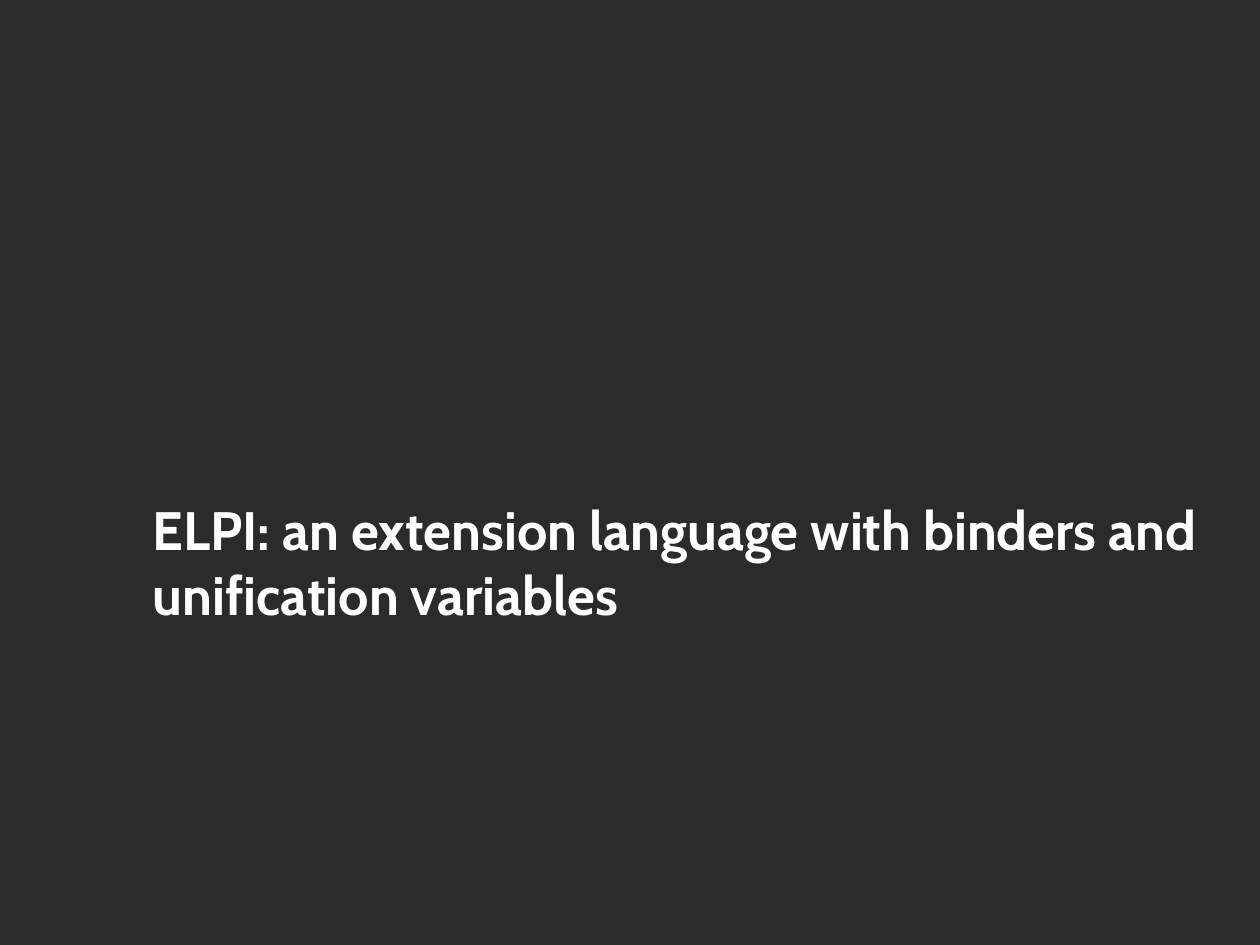
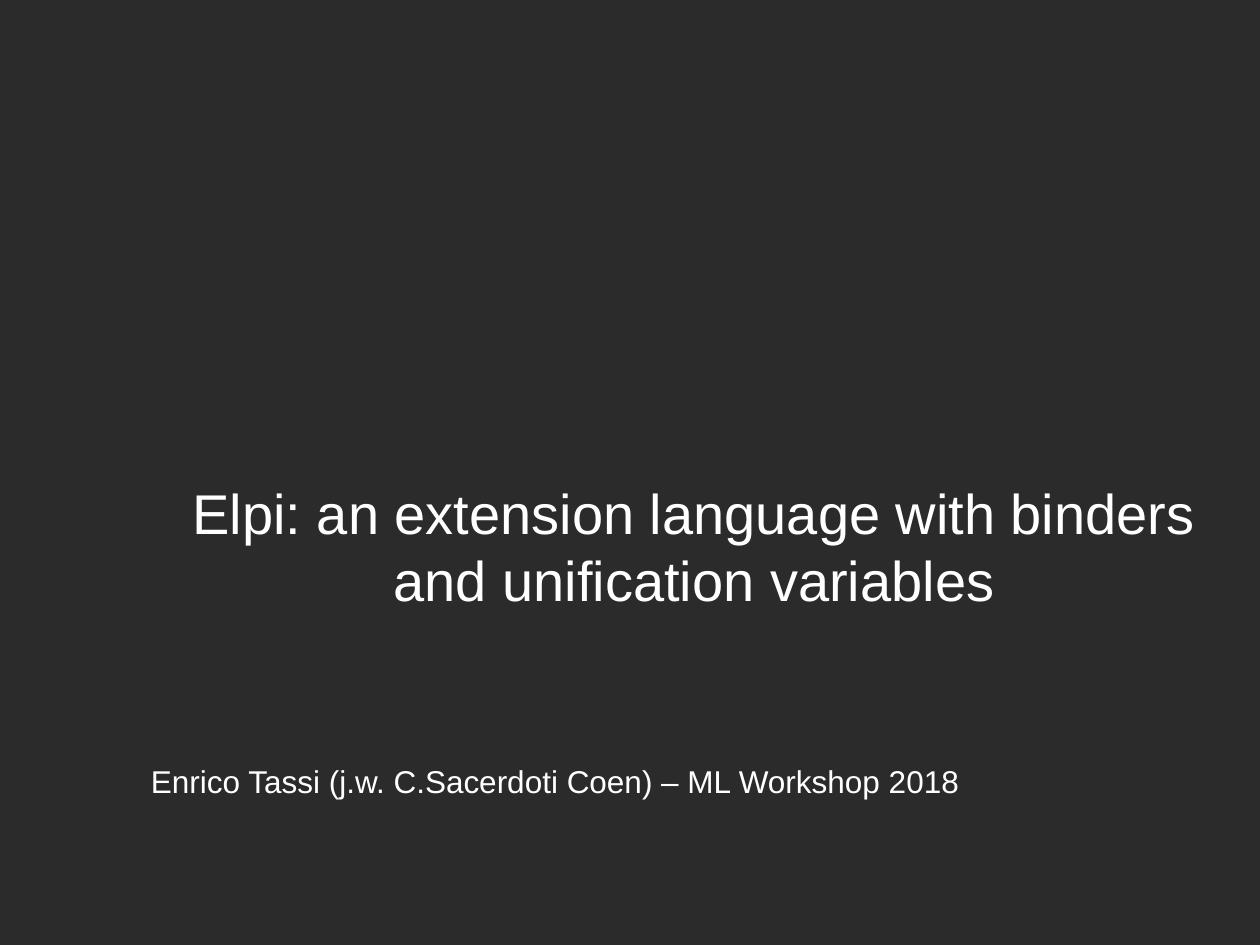
Before and after one commit to gares/mlws18, a slide deck: slide 1 of slides.odp. Drawn at 1260x945 pixels with LibreOffice and Linux fonts; fonts in the diff are those of the drawing; background and template pictures are left out; a plain dark background stands for a picture behind light text. Boxes give left, top, right and bottom in pixels: in the first picture for what was removed or moved away, otherwise in the second. Text is boxed around its words. In the diff, an @@ line names an element or a change of style, - is before the commit and + after.

```diff
--- a/slides.odp
+++ b/slides.odp
@@ subtitle at bbox=[193, 493, 1195, 602]: text changed; size 30.9 to 32 pt; font Cabin to Arial; bold off @@
-ELPI: an extension language with binders and unification variables
+Elpi: an extension language with binders
+and unification variables
@@ text added at bbox=[151, 770, 959, 799], 18 pt, text #FFFFFF @@
+Enrico Tassi (j.w. C.Sacerdoti Coen) – ML Workshop 2018
```
Also in this commit, not shown: 16 other slides changed, 18 slides added, 6 slides removed, 3 other files.
